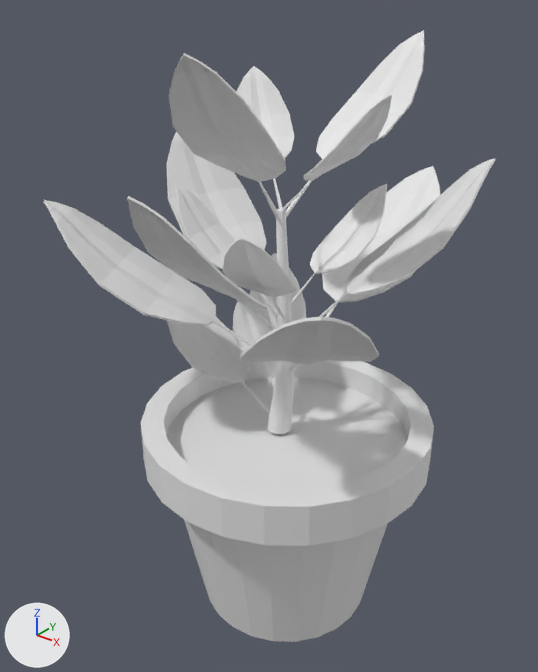
An edit to the FBX model Models/PickableObjects/Pflanze_001.fbx, drawn before and after from the same camera.
Rendered twice from a 50 mm lens placed at (-1.31, 16.76, 2.59), pointed at (-3.1, 18.99, 1.2). Every picture has the same lights, and +X, +Y and +Z are marked at lower left. Where no turn or scale is listed for an object, it has been applied to the vertices.

In view in the first picture: 'Pflanze1'.
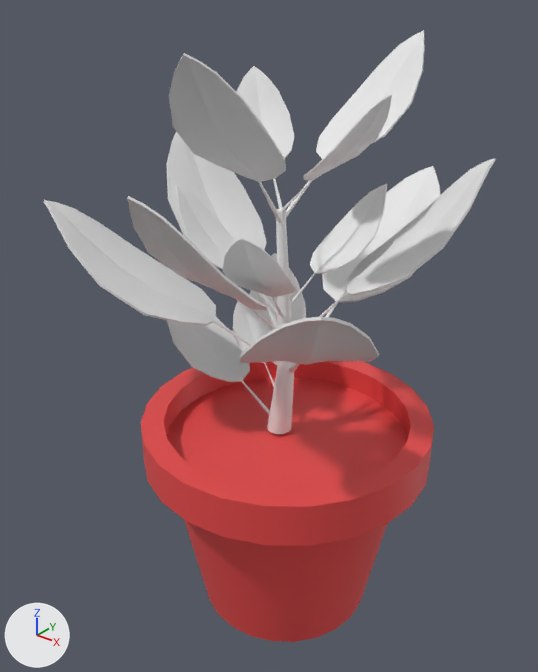
The newer file is also turned or shifted as a whole; pictures and numbers use the older file's frame.

What the commit changed:
Material 'PflanzeTopf' (mat_pflanzetopf) is new.
Its base color is (0.8, 0.0669, 0.0669) (red #e74949).
Material 'Pflanze' (mat_pflanze) is new.
Its base color is (0.8, 0.8, 0.8) (white #e7e7e7).
me_cylinder_007 has 2259 vertices, 2240 faces and spans x -0.82..0.68, y -0.74..0.97, z 0.0..2.39.
me_cylinder_007 is used by ob_pflanze1; location (-2.954, 18.927, 0.008).
me_cylinder_007 part 1: 122 of the faces centred in x -0.57..0.62, y -0.63..0.57, z 0.0..0.91 switch from no material to mat_pflanzetopf (red #e74949).
me_cylinder_007 now uses material mat_pflanze (white #e7e7e7).

Boxes (x1, y1, x2, y2) around the edits, measured in the pictures (538 x 672 px):
part 1 of me_cylinder_007, recoloured (white to red)
    both: (141, 361, 434, 642)
